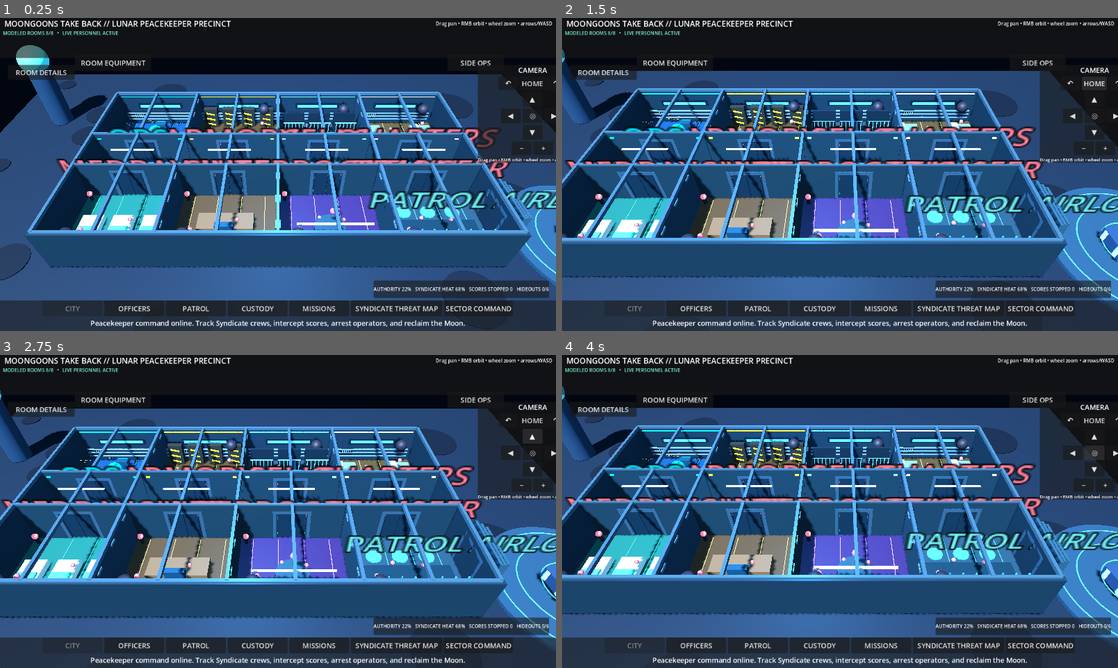
Above: before the commit, frames 1-4 (two rows, left to right).
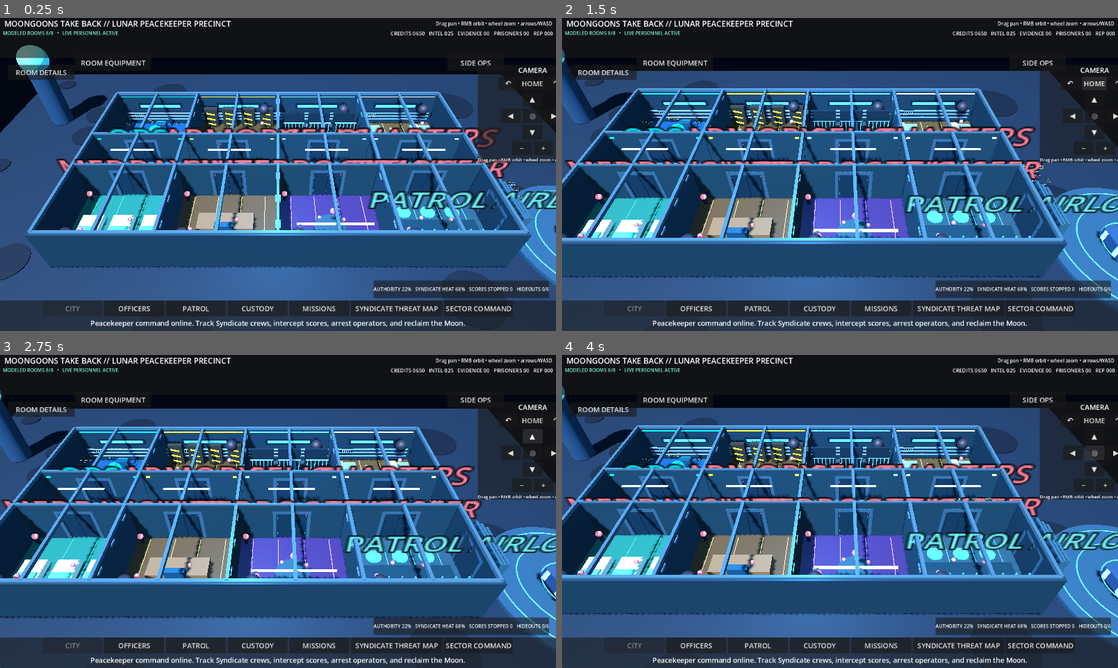
Above: after the commit, the same moments.

Repository: POTD725/MoonGoons-Take-Back
Game: Godot game, scene res://scenes/LivingPrecinct.tscn
Same seed, same stepped clock (60 frames per second), same inputs: the game is played once before the commit and once after it.
Inputs:
- Up to frame 1 (0.25 s): no input
- Up to frame 2 (1.5 s): click "↶" at 0.5 s; click "HOME" at 1.25 s
- Up to frame 3 (2.75 s): click "▲" at 2 s
- Up to frame 4 (4 s): click "◀" at 2.75 s; click "◎" at 3.5 s

The runs differ from the first frame. In frame 1, 0.3% of the frame differs, in the area x 70-100%, y 4-58%; in frame 2, 0.3%, in the area x 70-100%, y 4-54%; in frame 3, 0.3%; in frame 4, 0.3%.
Error before the commit: Parse Error: Identifier "StationProgression" not declared in the current scope. (res://scripts/precinct_meta_state.gd:154)

Commit message:
Register timed station progression and defense

Diff:
--- a/project.godot
+++ b/project.godot
@@ -4,7 +4,7 @@
 
 [application]
 config/name="MoonGoons Take Back"
-config/version="0.8.0-orbital-city"
+config/version="0.9.0-station-command"
 run/main_scene="res://scenes/LivingPrecinct.tscn"
 config/features=PackedStringArray("4.3", "GL Compatibility")
 config/icon="res://assets/android/icon.svg"
@@ -13,6 +13,7 @@
 PrecinctState="*res://scripts/precinct_state.gd"
 PrecinctEquipment="*res://scripts/precinct_equipment_state.gd"
 SideOperations="*res://scripts/side_operations_state.gd"
+StationProgression="*res://scripts/station_progression_state.gd"
 PrecinctMeta="*res://scripts/precinct_meta_state.gd"
 CounterSyndicate="*res://scripts/counter_syndicate_state.gd"
 MoonGoonsSkins="*res://scripts/moongoons_skin_bank.gd"
